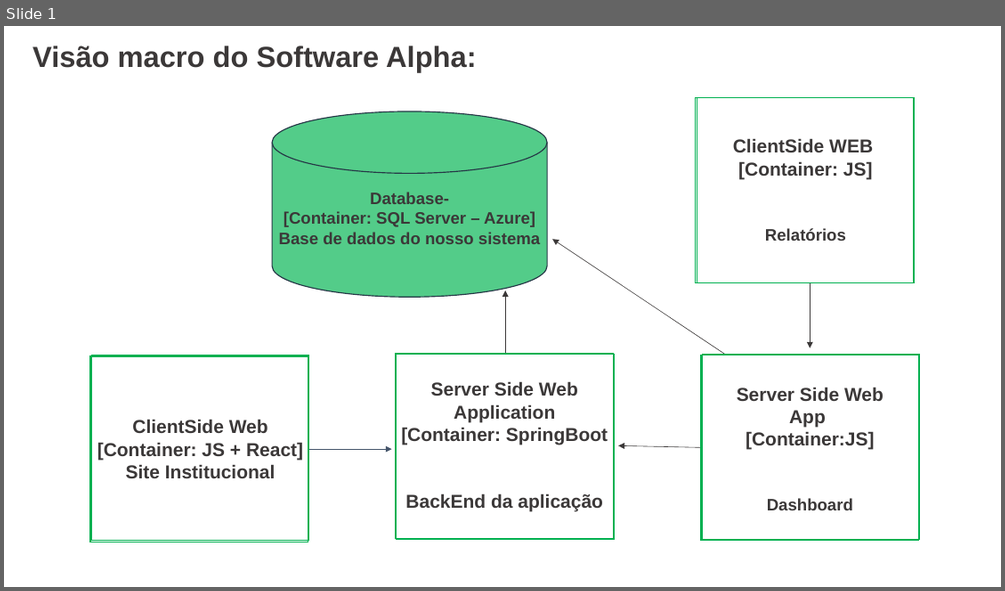
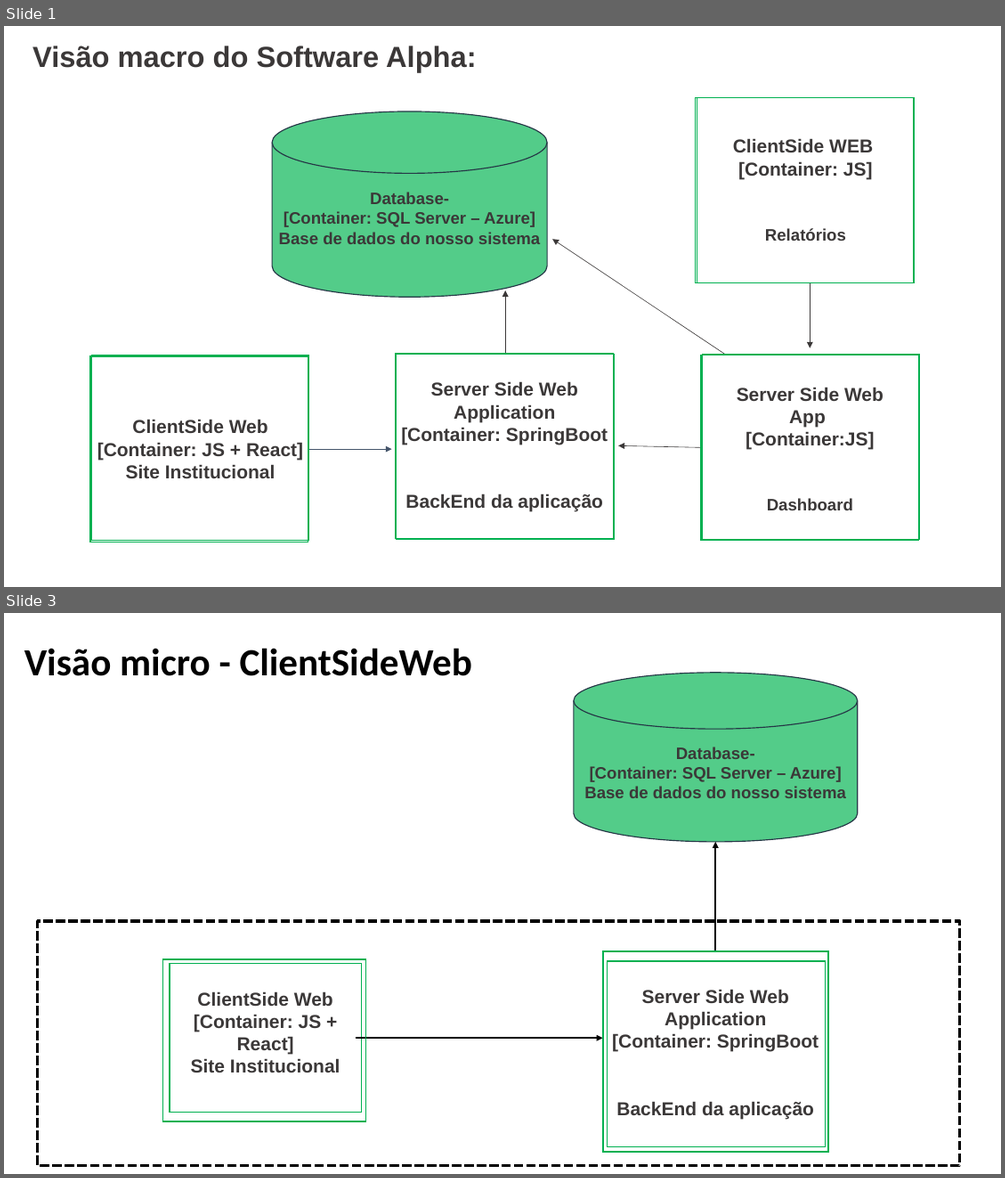
Before and after one commit to mileneoliveira/grupo04-react-web, a slide deck: Documentação/Documentação_Teorica/DiagramaSoftware-Macro V1.pptx. Shown one above the other, each under a label of ours: slide 1 before the commit, slides 1 and 3 after it; the slides between them are not shown. The pictures are 1005x591 and 1005x1178 pixels, drawn with LibreOffice and Linux fonts; fonts in the diff are those of the drawing; background and template pictures are left out. Boxes give left, top, right and bottom in pixels: in the first picture for what was removed or moved away, otherwise in the second. Text is boxed around its words. In the diff, an @@ line names an element or a change of style, - is before the commit and + after.

```diff
--- a/Documentação/Documentação_Teorica/DiagramaSoftware-Macro V1.pptx
+++ b/Documentação/Documentação_Teorica/DiagramaSoftware-Macro V1.pptx
@@ slide 3 added at (4, 613, 1001, 1174), background #FFFFFF @@
@@ freeform shape added at (4, 613, 140, 712), fill #3B3D42 @@
@@ rectangle added at (4, 613, 179, 726), fill #FFFFFF, outline #FFFFFF 1 pt @@
@@ text added at (24, 648, 473, 676), 37 pt, text #000000, bold @@
+Visão micro - ClientSideWeb
@@ cylinder added at (574, 673, 858, 842), fill #53CC89, outline #253746 1 pt @@
@@ text added at (584, 747, 846, 798), 16 pt, text #3B3838, bold @@
+Database-
+[Container: SQL Server – Azure]
+Base de dados do nosso sistema
@@ arrow added from (716, 951) to (716, 842), #000000 1.5 pt @@
@@ rectangle added at (38, 921, 960, 1166), outline #000000 3 pt dashed @@
@@ rectangle added at (163, 959, 366, 1121), outline #00B050 1.5 pt @@
@@ rectangle added at (603, 951, 828, 1151), outline #00B050 1.5 pt @@
@@ rectangle added at (170, 964, 361, 1112), outline #00B050 1 pt @@
@@ rectangle added at (607, 961, 825, 1146), outline #00B050 1 pt @@
@@ text added at (191, 991, 340, 1072), 18 pt, text #3B3838, bold @@
+ClientSide Web
+[Container: JS + React]
+Site Institucional
@@ text added at (612, 989, 818, 1119), 18 pt, text #3B3838, bold @@
+Server Side Web Application
+[Container: SpringBoot
+BackEnd da aplicação
@@ arrow added from (356, 1038) to (603, 1038), #000000 1.5 pt @@
@@ text added at (570, 1059, 614, 1076), 14.5 pt, text #FFFFFF @@
+Login e cadastro para os Clientes
@@ rectangle added at (890, 1090, 1001, 1174), fill #FFFFFF, outline #FFFFFF 1 pt @@
@@ page number added at (942, 1150, 988, 1166), 11.4 pt, text #FFFFFF, bold @@
+3
```
Also in this commit, not shown: 2 other slides added, 1 slide removed, 4 other files.
